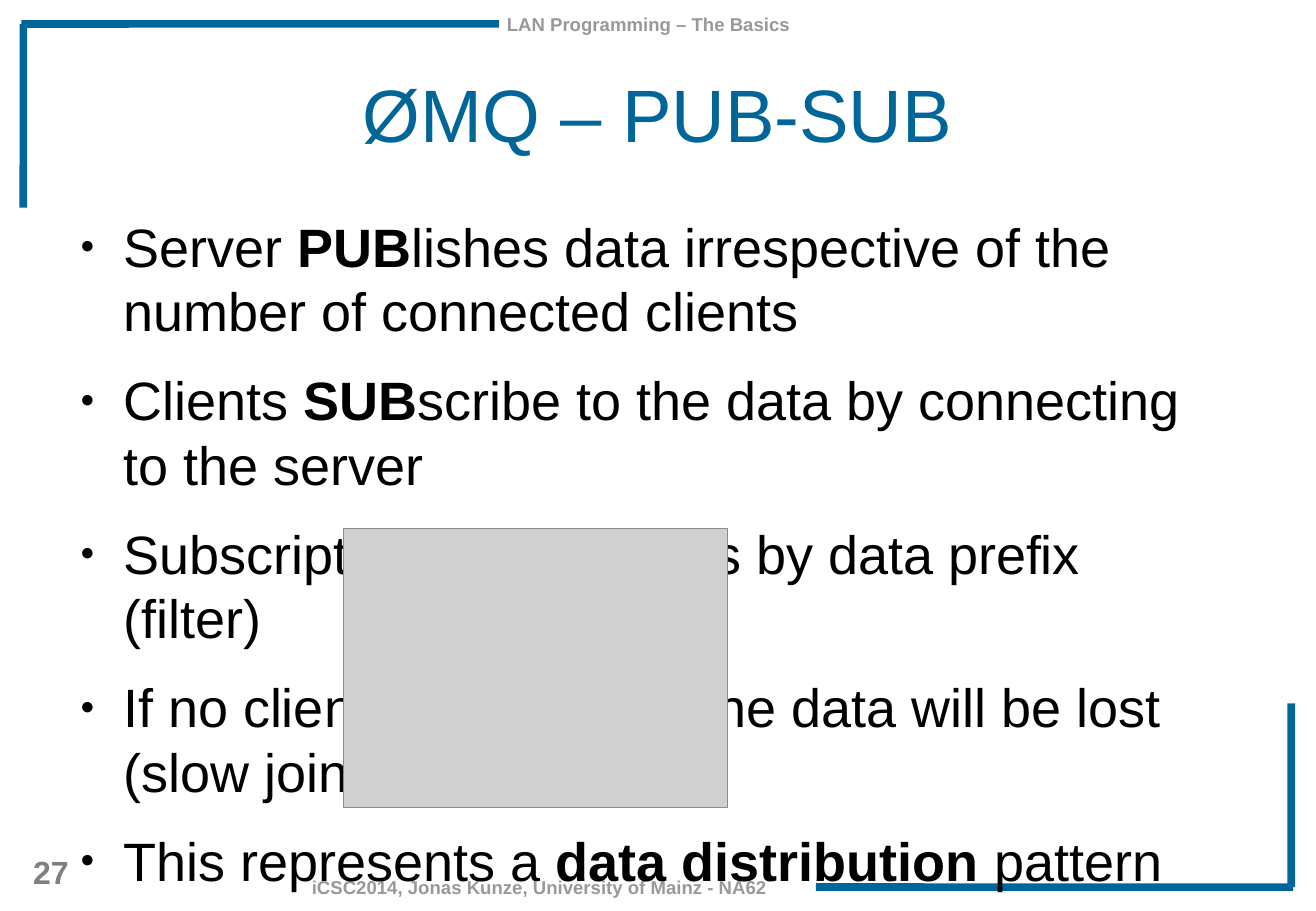
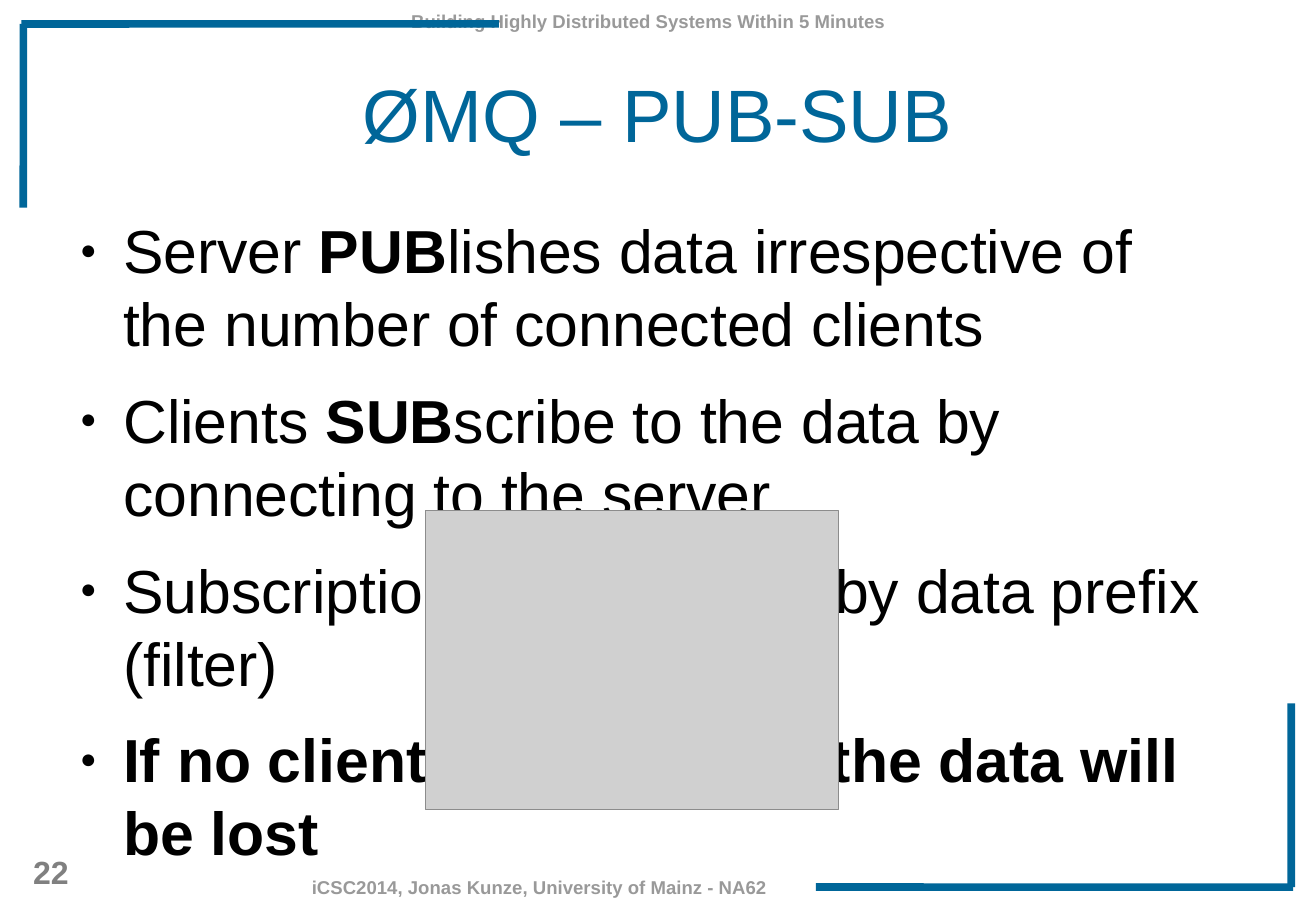
Before and after one commit to JonasKunze/icsc2014, a slide deck: slide 22 of iCSC-2014-Network-Libraries.odp (slide 27 before the commit). Drawn at 1316x911 pixels with LibreOffice and Linux fonts; fonts in the diff are those of the drawing; grey boxes stand for pictures; background and template pictures are left out. Boxes give left, top, right and bottom in pixels: in the first picture for what was removed or moved away, otherwise in the second. Text is boxed around its words. In the diff, an @@ line names an element or a change of style, - is before the commit and + after.

Commit message:
Bigger fonts, interruct coalescing plot, summary slides

```diff
--- a/iCSC-2014-Network-Libraries.odp
+++ b/iCSC-2014-Network-Libraries.odp
@@ text at [411, 14, 885, 33]: text changed @@
-LAN Programming – The Basics
+Building Highly Distributed Systems Within 5 Minutes
@@ text at [123, 229, 1199, 697]: size 32 to 36 pt in "Server PUBlishes data irrespective of the number ...", "Clients SUBscribe to the data by connecting ...", "Subscription to messages by data prefix (filter)" @@
@@ picture: place and size @@
-picture at [344, 529, 729, 808]
+picture at [425, 510, 838, 811]
@@ text at [123, 734, 1178, 856]: text changed; size 32 to 36 pt; bold on @@
-● If no client is connected the data will be lost (slow joiner symptom)
-● This represents a data distribution pattern
+● If no client is connected the data will be lost
@@ page number at [33, 861, 69, 884]: text changed @@
-27
+22
```
Also in this commit, not shown: 32 other slides changed, 6 slides added, 14 slides removed, 30 other files.
